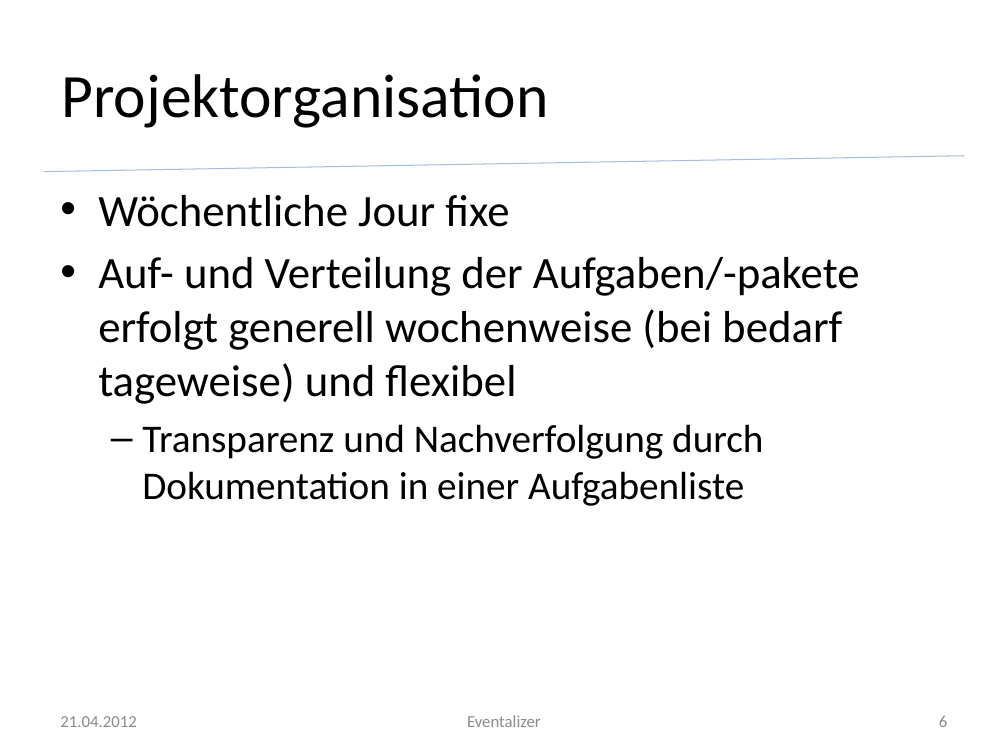
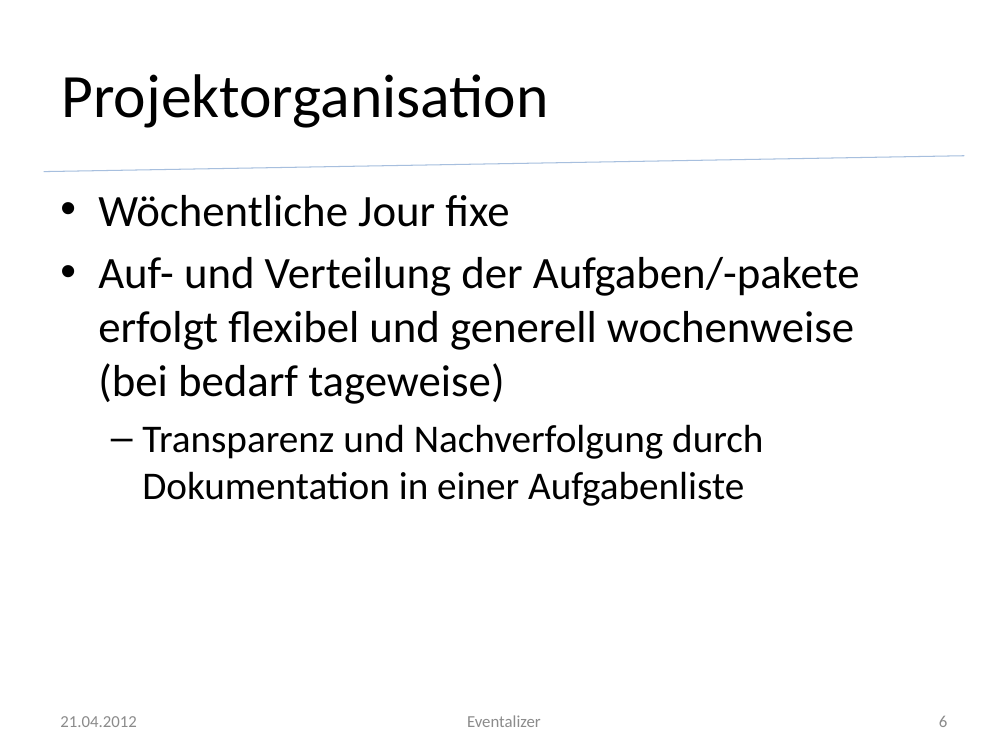
Before and after one commit to silkslostsoul/Eventalizer, a slide deck: slide 6 of Dokumente/Zwischenstand zum 2012 04 21.pptx. Drawn at 1008x756 pixels with LibreOffice and Linux fonts; fonts in the diff are those of the drawing; background and template pictures are left out. Boxes give left, top, right and bottom in pixels: in the first picture for what was removed or moved away, otherwise in the second. Text is boxed around its words. In the diff, an @@ line names an element or a change of style, - is before the commit and + after.

```diff
--- a/Dokumente/Zwischenstand zum 2012 04 21.pptx
+++ b/Dokumente/Zwischenstand zum 2012 04 21.pptx
@@ text at <box>98,257,860,404</box>: text changed @@
-• Auf- und Verteilung der Aufgaben/-pakete erfolgt generell wochenweise (bei bedarf tageweise) und flexibel
+• Auf- und Verteilung der Aufgaben/-pakete erfolgt flexibel und generell wochenweise
+  (bei bedarf tageweise)
```
Also in this commit, not shown: 3 other slides changed, 6 slides added, 5 other files.
